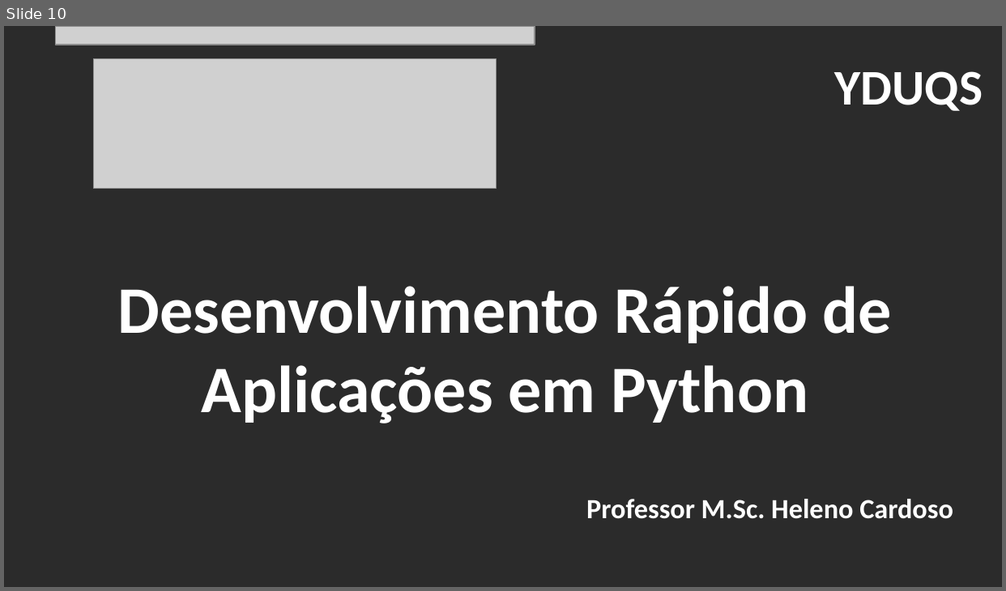
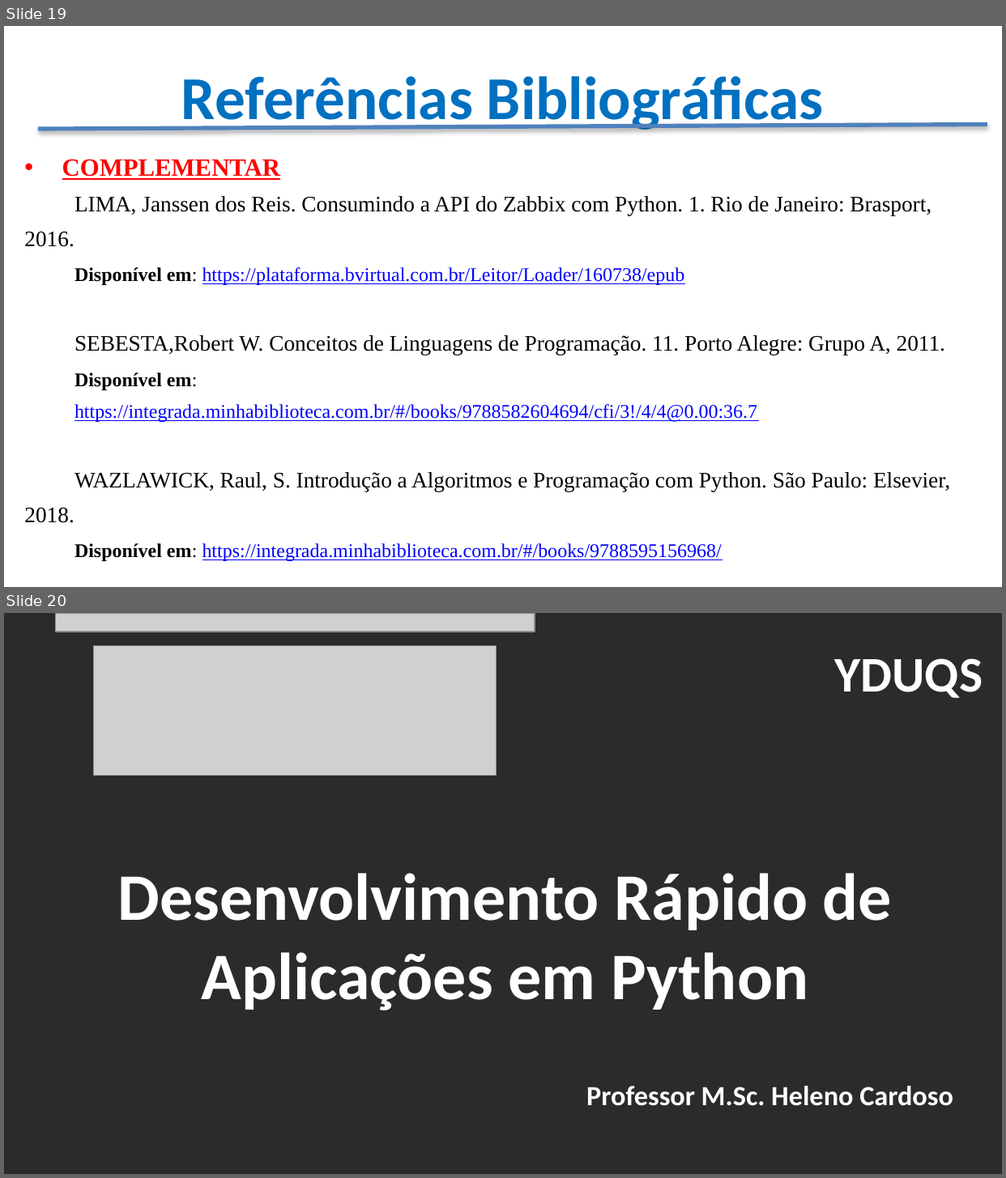
Before and after one commit to CloudEducationBrazil/WydenUniRuyPythonRAD, a slide deck: 01 Classes/Apresentação - Desenvolvimento RAD Python.pptx. Shown one above the other, each under a label of ours: slide 10 before the commit, slides 19 and 20 after it. The pictures are 1006x591 and 1006x1178 pixels, drawn with LibreOffice and Linux fonts; fonts in the diff are those of the drawing; grey boxes stand for pictures; background and template pictures are left out; a plain dark background stands for a picture behind light text. Boxes give left, top, right and bottom in pixels: in the first picture for what was removed or moved away, otherwise in the second. Text is boxed around its words. In the diff, an @@ line names an element or a change of style, - is before the commit and + after.

```diff
--- a/01 Classes/Apresentação - Desenvolvimento RAD Python.pptx
+++ b/01 Classes/Apresentação - Desenvolvimento RAD Python.pptx
@@ slide 19 added at bbox=[4, 26, 1002, 587], background picture (left out) @@
@@ title added at bbox=[181, 76, 824, 134], 44 pt, text #0070C0, bold @@
+Referências Bibliográficas
@@ line added from (38, 129) to (987, 125), #4F81BD 3 pt @@
@@ text added at bbox=[24, 159, 950, 562], 14 pt, text #000000 @@
+• COMPLEMENTAR
+LIMA, Janssen dos Reis. Consumindo a API do Zabbix com Python. 1. Rio de Janeiro: Brasport,
+2016.
+Disponível em: https://plataforma.bvirtual.com.br/Leitor/Loader/160738/epub
+SEBESTA,Robert W. Conceitos de Linguagens de Programação. 11. Porto Alegre: Grupo A, 2011.
+Disponível em:
+https://integrada.minhabiblioteca.com.br/#/books/9788582604694/cfi/3!/4/4@0.00:36.7
+WAZLAWICK, Raul, S. Introdução a Algoritmos e Programação com Python. São Paulo: Elsevier,
+2018.
+Disponível em: https://integrada.minhabiblioteca.com.br/#/books/9788595156968/
@@ what was slide 10 is now slide 20 @@
```
Also in this commit, not shown: 8 slides changed, 9 other slides added, 11 other files.
